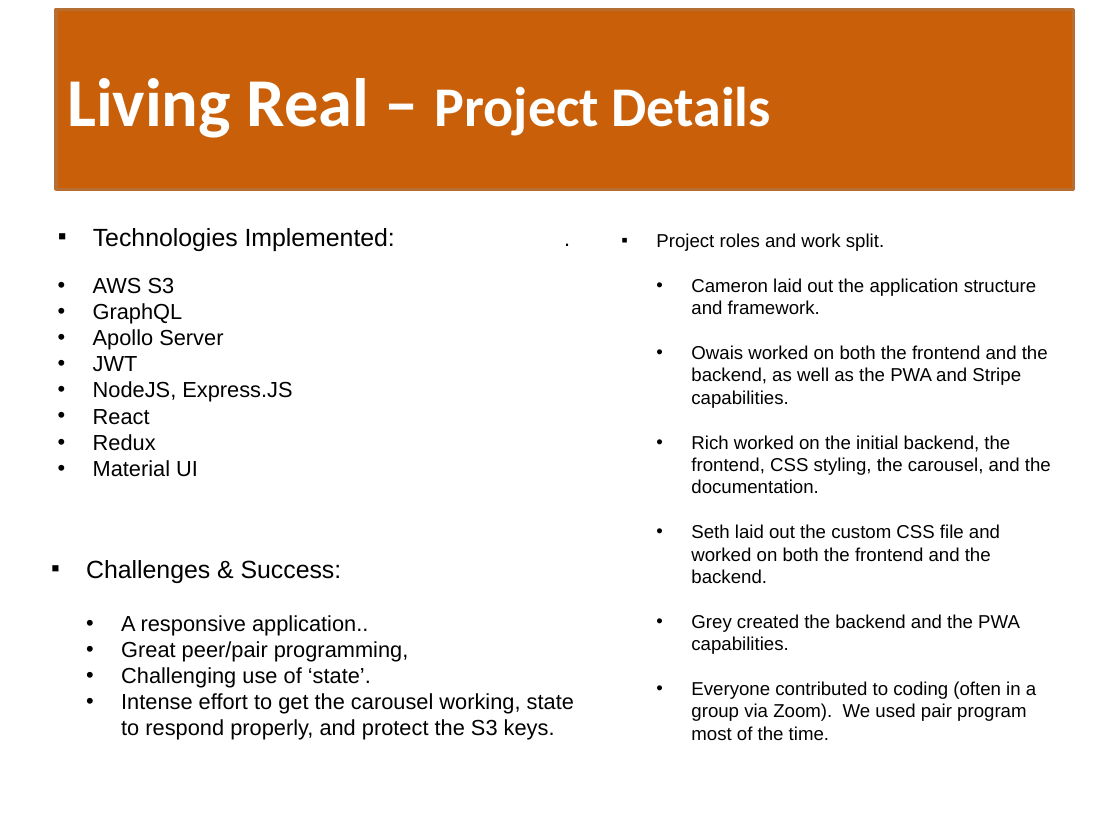
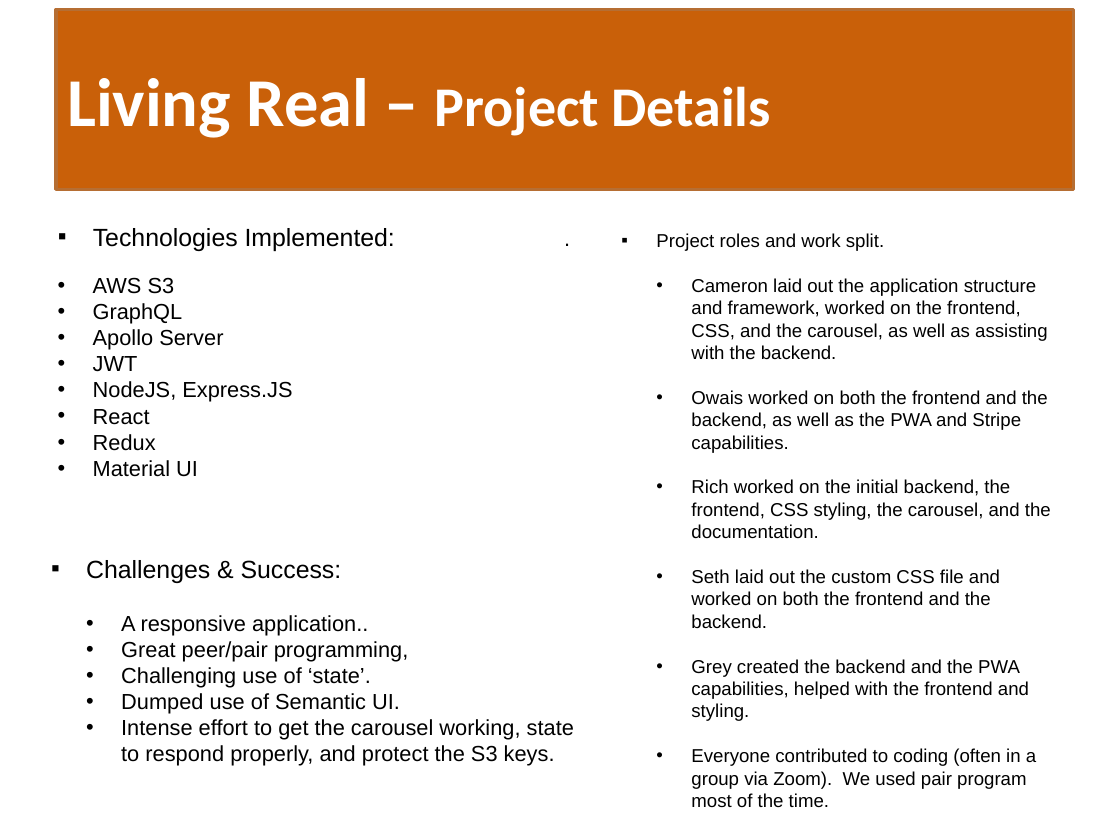
Before and after one commit to P3T2-Realty-Rogues/living-real, a slide deck: slide 5 of documentation/Living-Real-Presentation.pptx. Drawn at 1120x840 pixels with LibreOffice and Linux fonts; fonts in the diff are those of the drawing. Boxes give left, top, right and bottom in pixels: in the first picture for what was removed or moved away, otherwise in the second. Text is boxed around its words. In the diff, an @@ line names an element or a change of style, - is before the commit and + after.

```diff
--- a/documentation/Living-Real-Presentation.pptx
+++ b/documentation/Living-Real-Presentation.pptx
@@ text at (691, 278, 1047, 360): text changed @@
-  • Cameron laid out the application structure and framework.
+  • Cameron laid out the application structure and framework, worked on the frontend, CSS, and the carousel, as well as assisting with the backend.
@@ text at (691, 659, 1029, 721): text changed @@
-  • Grey created the backend and the PWA capabilities.
+  • Grey created the backend and the PWA capabilities, helped with the frontend and styling.
@@ text at (121, 693, 400, 714): paragraph added @@
+  • Dumped use of Semantic UI.
```
Also in this commit, not shown: 13 other files.
